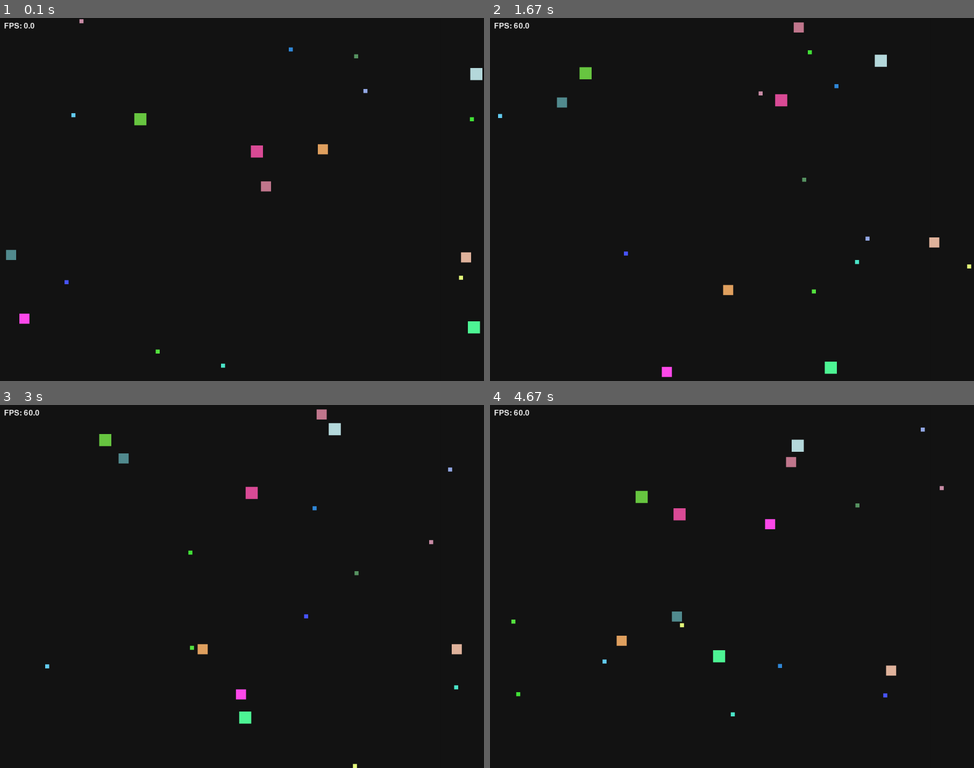
Above: before the commit, frames 1-4 (two rows, left to right).
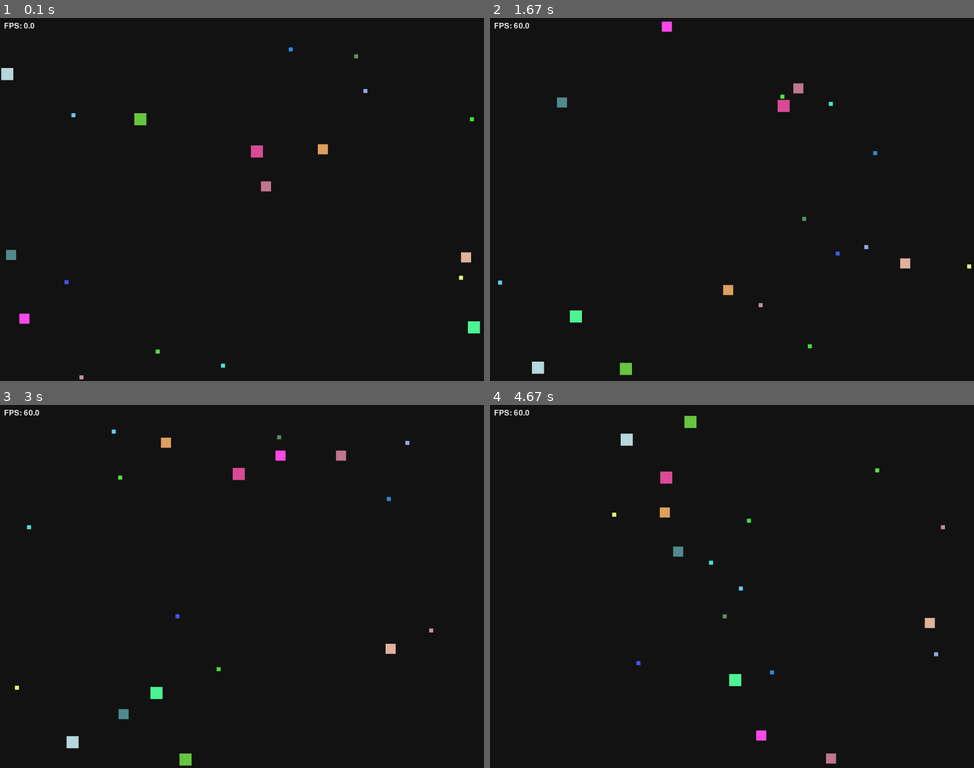
Above: after the commit, the same moments.

Repository: Meaow-09/lab8-pygame
Game: pygame game, started from main.py
The game is run twice, just before and just after one commit, with the same random seed, the same clock (stepped at 60 frames per second) and the same inputs.
Inputs:
- Up to frame 1 (0.1 s): no input
- Up to frame 2 (1.67 s): no input
- Up to frame 3 (3 s): no input
- Up to frame 4 (4.67 s): no input

The runs differ from the first frame. In frame 1, 0.2% of the frame differs, in the area x 0-100%, y 0-100%; in frame 2, 1.2%; in frame 3, 1.6%, in the area x 3-96%, y 1-100%; in frame 4, 1.6%.

Commit message:
exam: q3 - screen wrapping

Diff:
--- a/main.py
+++ b/main.py
@@ -89,18 +89,22 @@
     size = int(square["size"])
 
     if square["x"] <= 0:
+        # square["x"] = 0
+        # square["vx"] = abs(square["vx"])
+        square["x"] = WIDTH - square["size"]
+    elif square["x"] + size > WIDTH:
+        # square["x"] = WIDTH - size
+        # square["vx"] = -square["vx"]
         square["x"] = 0
-        square["vx"] = abs(square["vx"])
-    elif square["x"] + size >= WIDTH:
-        square["x"] = WIDTH - size
-        square["vx"] = -square["vx"]
 
     if square["y"] <= 0:
+        # square["y"] = 0
+        # square["vy"] = abs(square["vy"])
+        square["y"] = HEIGHT - square["size"]
+    elif square["y"] + size > HEIGHT:
+        # square["y"] = HEIGHT - size
+        # square["vy"] = -square["vy"]
         square["y"] = 0
-        square["vy"] = abs(square["vy"])
-    elif square["y"] + size >= HEIGHT:
-        square["y"] = HEIGHT - size
-        square["vy"] = -square["vy"]
 
 
 def handle_events() -> bool:
Not shown, changed: MY_EXAM.md
